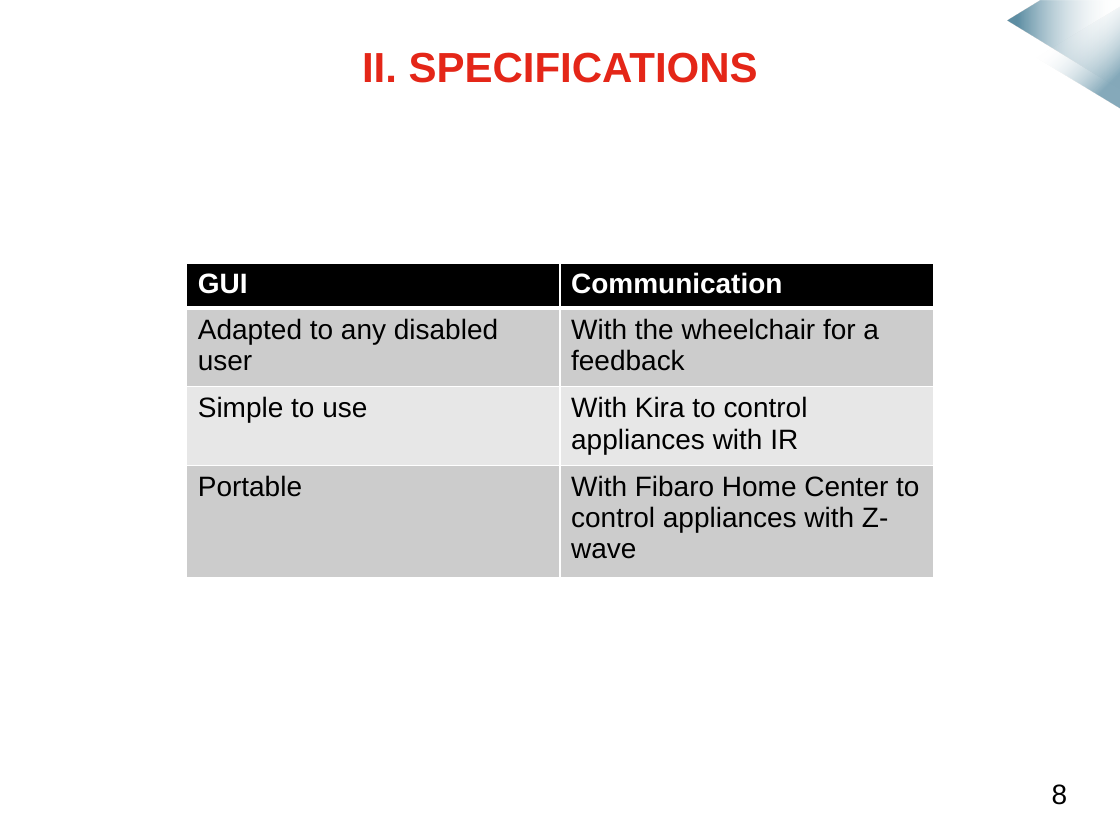
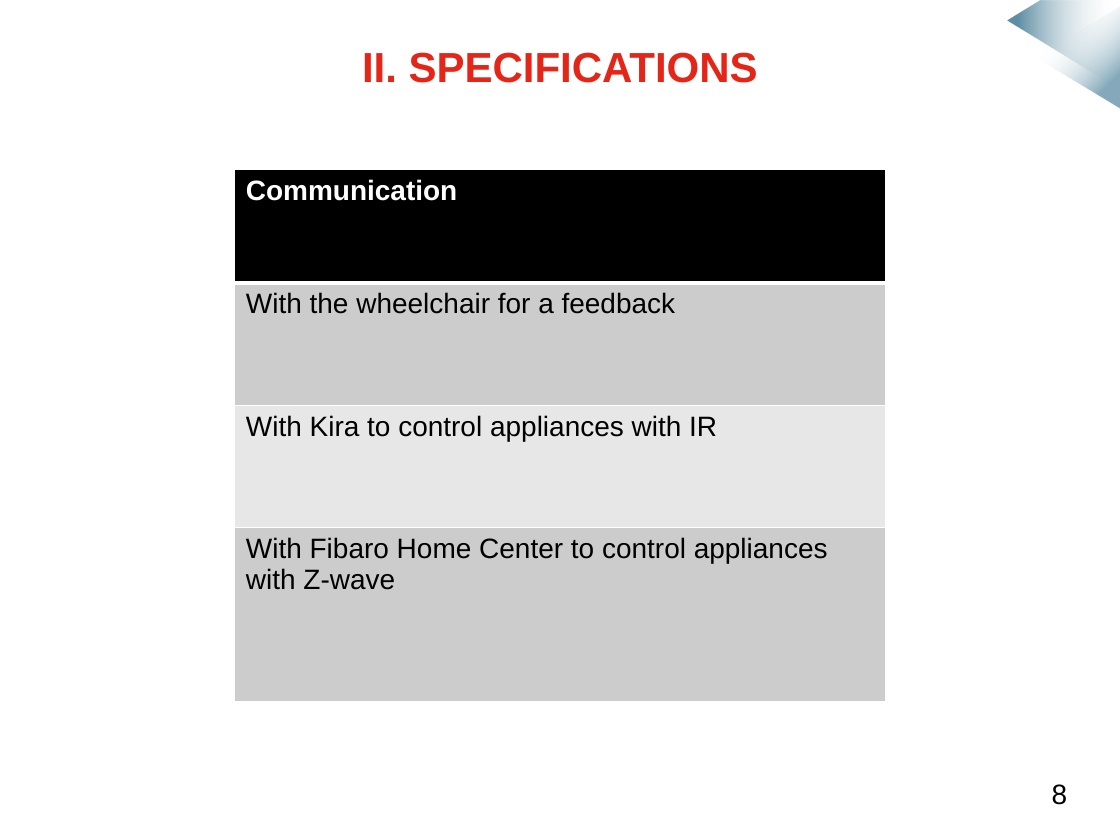
Before and after one commit to mmeven/EP_Domotique_Tablette, a slide deck: slide 6 of Rendu/Diapo_prototype_janvier.pptx (slide 7 before the commit). Drawn at 1120x840 pixels with LibreOffice and Linux fonts; fonts in the diff are those of the drawing; background and template pictures are left out. Boxes give left, top, right and bottom in pixels: in the first picture for what was removed or moved away, otherwise in the second. Text is boxed around its words. In the diff, an @@ line names an element or a change of style, - is before the commit and + after.

```diff
--- a/Rendu/Diapo_prototype_janvier.pptx
+++ b/Rendu/Diapo_prototype_janvier.pptx
@@ table at bbox=[235, 169, 886, 702] @@
-column 1: GUI | Adapted to any disabled user | Simple to use | Portable
@@ table: place and size @@
-table at bbox=[187, 263, 933, 578]
+table at bbox=[235, 169, 886, 702]
```
Also in this commit, not shown: 9 other slides changed, 4 slides added, 3 slides removed.
